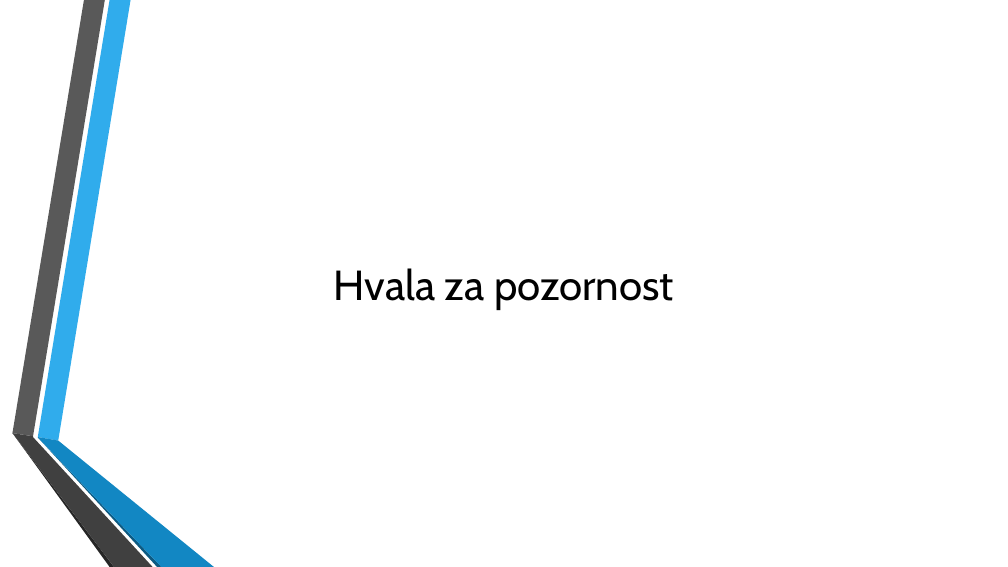
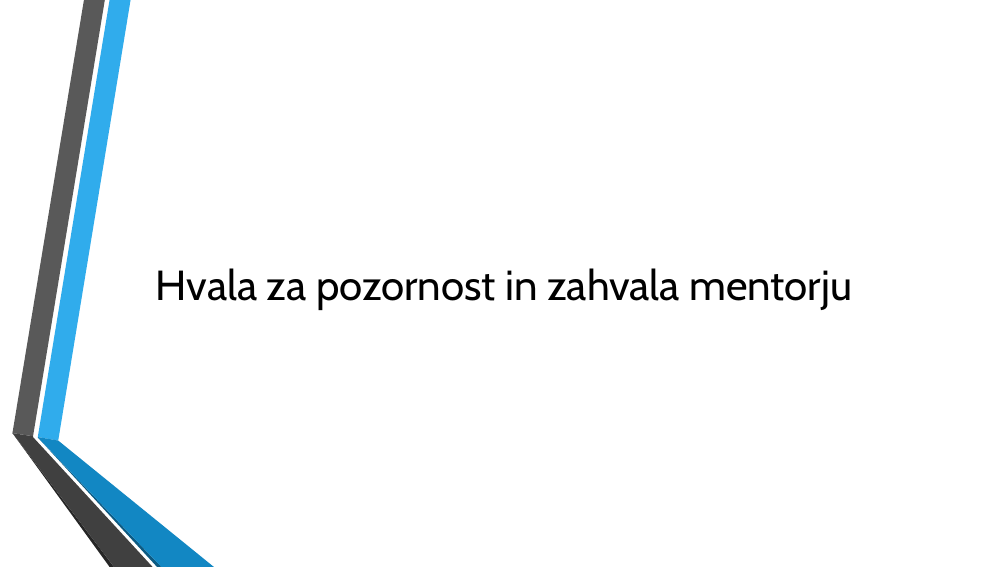
Before and after one commit to rade02/AplikacijaMatura, a slide deck: slide 6 of docs/Informacijski sistem podjetja - matura.pptx. Drawn at 1008x567 pixels with LibreOffice and Linux fonts; fonts in the diff are those of the drawing; background and template pictures are left out. Boxes give left, top, right and bottom in pixels: in the first picture for what was removed or moved away, otherwise in the second. Text is boxed around its words. In the diff, an @@ line names an element or a change of style, - is before the commit and + after.

```diff
--- a/docs/Informacijski sistem podjetja - matura.pptx
+++ b/docs/Informacijski sistem podjetja - matura.pptx
@@ title at <box>156,268,852,310</box>: text changed @@
-Hvala za pozornost
+Hvala za pozornost in zahvala mentorju
```
Also in this commit, not shown: 2 other slides changed.
